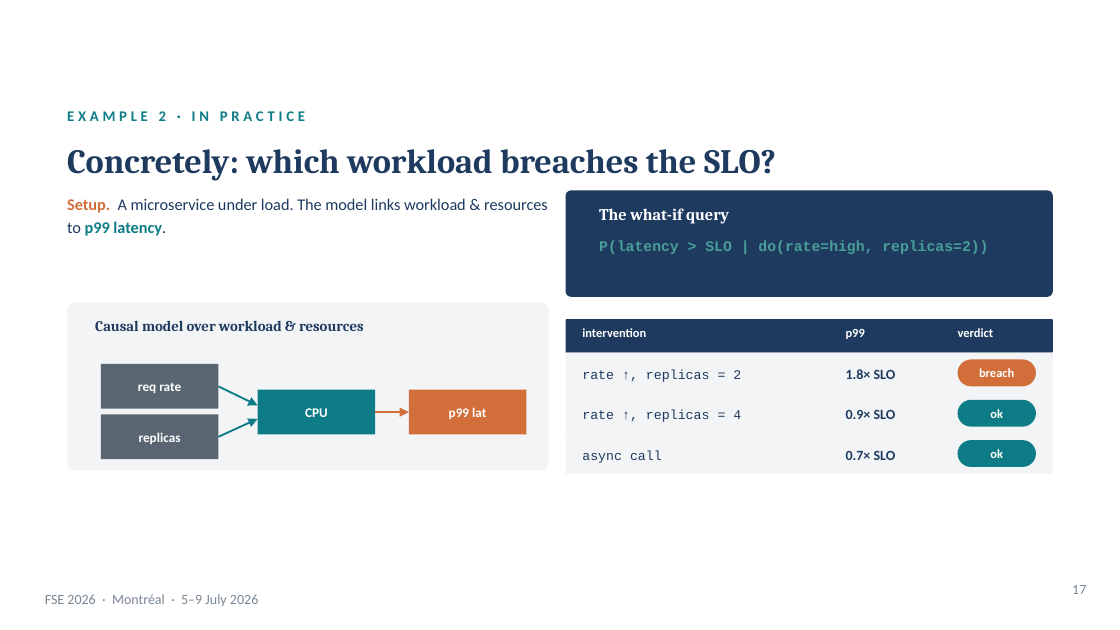
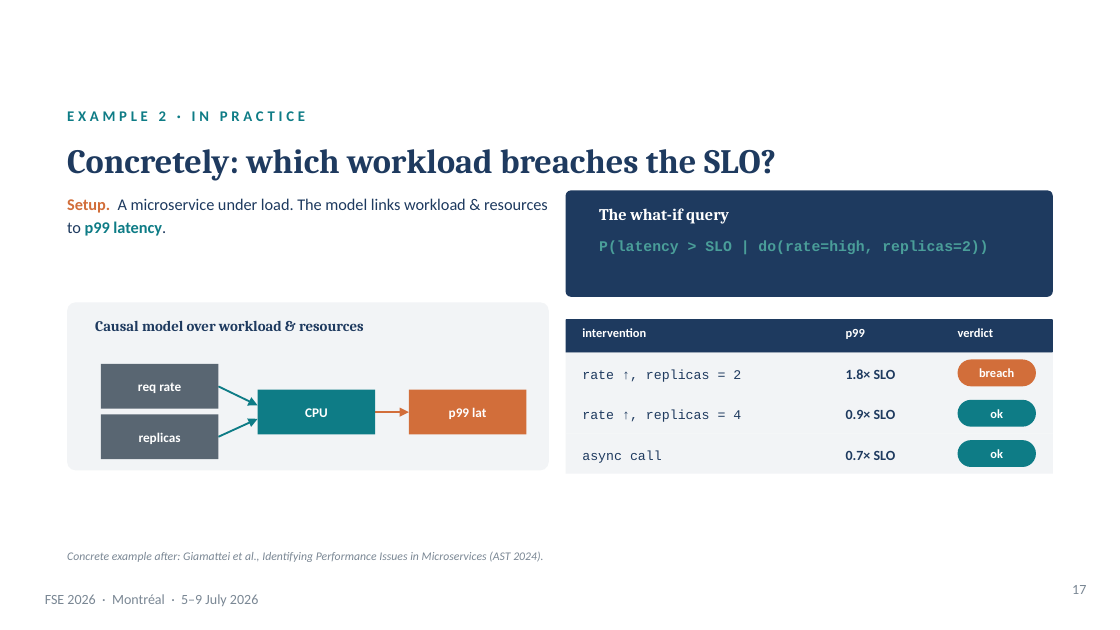
Before and after one commit to martinheyn/CI4SE_Tutorial, a slide deck: slide 16 of slides/Part 1 Causal Modelling_intro_testing_RCA.pptx (slide 17 before the commit). Drawn at 1120x630 pixels with LibreOffice and Linux fonts; fonts in the diff are those of the drawing; background and template pictures are left out. Boxes give left, top, right and bottom in pixels: in the first picture for what was removed or moved away, otherwise in the second. Text is boxed around its words. In the diff, an @@ line names an element or a change of style, - is before the commit and + after.

```diff
--- a/slides/Part 1 Causal Modelling_intro_testing_RCA.pptx
+++ b/slides/Part 1 Causal Modelling_intro_testing_RCA.pptx
@@ text added at [67, 552, 543, 562], 7.5 pt, text #7A8794, italic @@
+Concrete example after: Giamattei et al., Identifying Performance Issues in Microservices (AST 2024).
```
Also in this commit, not shown: 18 other slides changed, 5 slides added, 12 slides removed, 2 other files.
